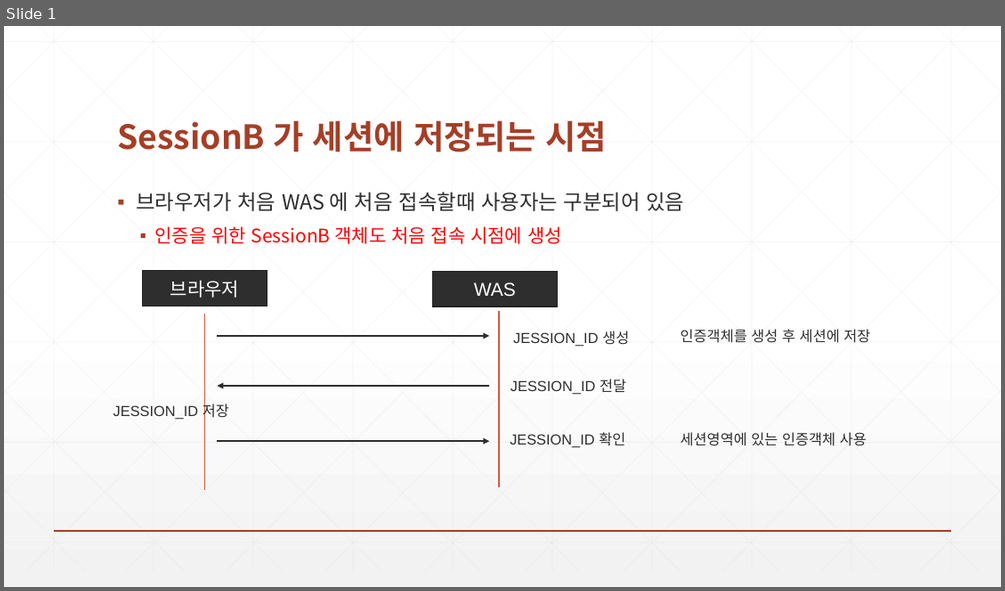
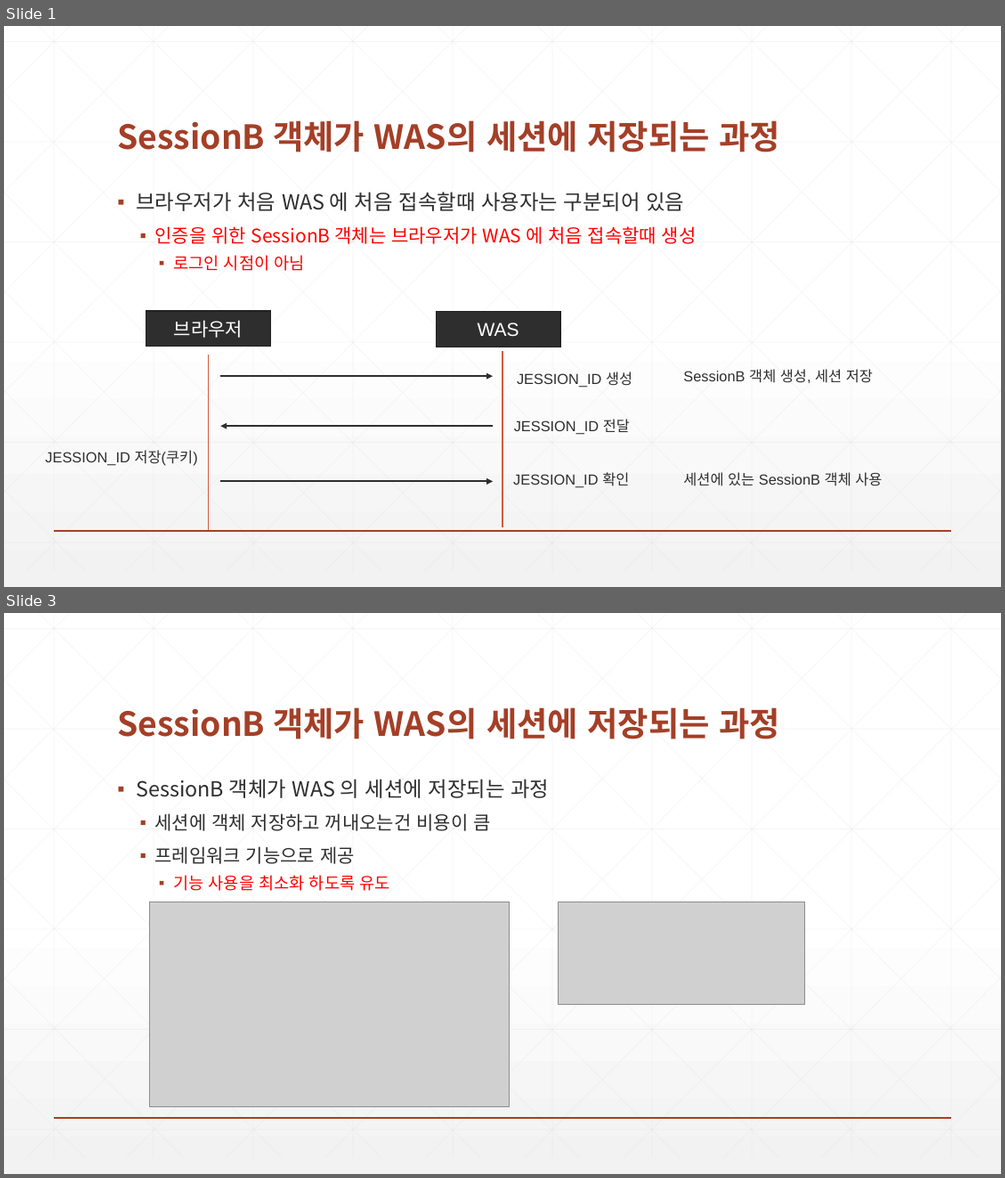
Before and after one commit to zeroshift01/code5, a slide deck: inflearn05/doc/5(심화) SessionB 객체가 세션에 저장되는 과정.pptx. Shown one above the other, each under a label of ours: slide 1 before the commit, slides 1 and 3 after it; the slides between them are not shown. The pictures are 1005x591 and 1005x1178 pixels, drawn with LibreOffice and Linux fonts; fonts in the diff are those of the drawing; grey boxes stand for pictures. Boxes give left, top, right and bottom in pixels: in the first picture for what was removed or moved away, otherwise in the second. Text is boxed around its words. In the diff, an @@ line names an element or a change of style, - is before the commit and + after.

Commit message:
checkMethod 기능 확장

```diff
--- a/inflearn05/doc/5(심화) SessionB 객체가 세션에 저장되는 과정.pptx
+++ b/inflearn05/doc/5(심화) SessionB 객체가 세션에 저장되는 과정.pptx
@@ slide 3 added at [4,613,1001,1174], background gradient #FFFFFF to #F2F2F2; not listed: 47 template elements that a slide beside it also shows @@
@@ title added at [117,707,780,739], 32 pt, text #A43F27, bold @@
+SessionB 객체가 WAS의 세션에 저장되는 과정
@@ text added at [136,779,549,891], 18 pt, text #2D2E2D @@
+▪ SessionB 객체가 WAS 의 세션에 저장되는 과정
+  ▪ 세션에 객체 저장하고 꺼내오는건 비용이 큼
+  ▪ 프레임워크 기능으로 제공
+    ▪ 기능 사용을 최소화 하도록 유도
@@ picture added at [149,901,509,1107] @@
@@ picture added at [558,901,805,1005] @@
@@ slide 1 changed as well @@
@@ title at [117,120,780,152]: text changed @@
-SessionB 가 세션에 저장되는 시점
+SessionB 객체가 WAS의 세션에 저장되는 과정
@@ text at [154,226,696,271]: text changed @@
-  ▪ 인증을 위한 SessionB 객체도 처음 접속 시점에 생성
+  ▪ 인증을 위한 SessionB 객체는 브라우저가 WAS 에 처음 접속할때 생성
+    ▪ 로그인 시점이 아님
@@ text at [683,369,873,383]: text changed @@
-인증객체를 생성 후 세션에 저장
+SessionB 객체 생성, 세션 저장
@@ text at [45,450,198,466]: text changed @@
-JESSION_ID 저장
+JESSION_ID 저장(쿠키)
@@ 3 texts, 3 arrows, 2 rectangles, 2 lines: place and size @@
-3 texts, 3 arrows, 2 rectangles, 2 lines at [142,271,629,490]
+3 texts, 3 arrows, 2 rectangles, 2 lines at [146,311,632,530]
@@ text at [683,472,882,486]: text changed @@
-세션영역에 있는 인증객체 사용
+세션에 있는 SessionB 객체 사용
```
Also in this commit, not shown: 1 other slide changed, 1 other slide added, 1 slide removed, 11 other files.
